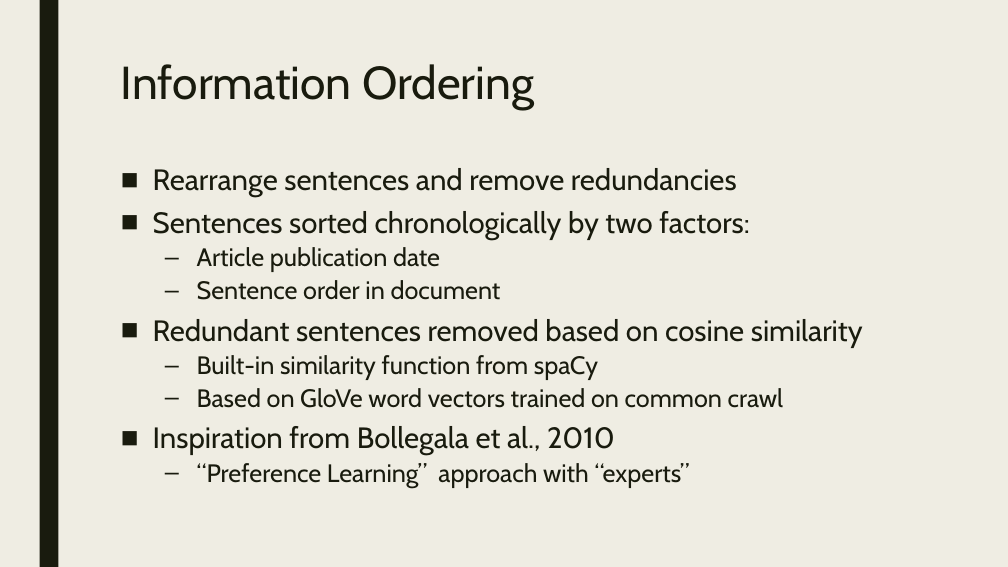
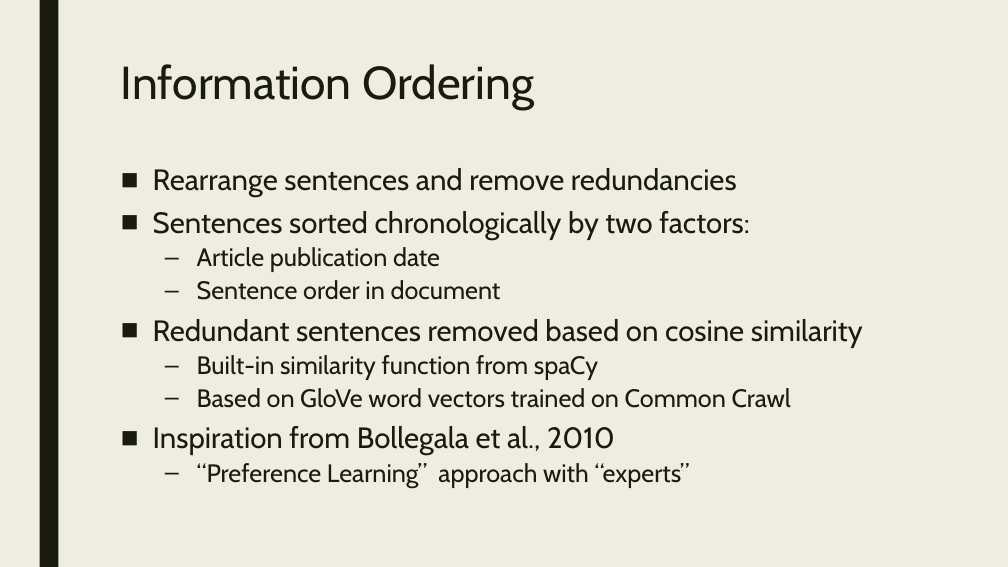
Before and after one commit to Mindful/ling-573, a slide deck: slide 13 of doc/D2_presentation.pptx. Drawn at 1008x567 pixels with LibreOffice and Linux fonts; fonts in the diff are those of the drawing. Boxes give left, top, right and bottom in pixels: in the first picture for what was removed or moved away, otherwise in the second. Text is boxed around its words. In the diff, an @@ line names an element or a change of style, - is before the commit and + after.

```diff
--- a/doc/D2_presentation.pptx
+++ b/doc/D2_presentation.pptx
@@ text at box(197, 388, 791, 408): text changed @@
-  – Based on GloVe word vectors trained on common crawl
+  – Based on GloVe word vectors trained on Common Crawl
```
Also in this commit, not shown: 1 other slide changed.
